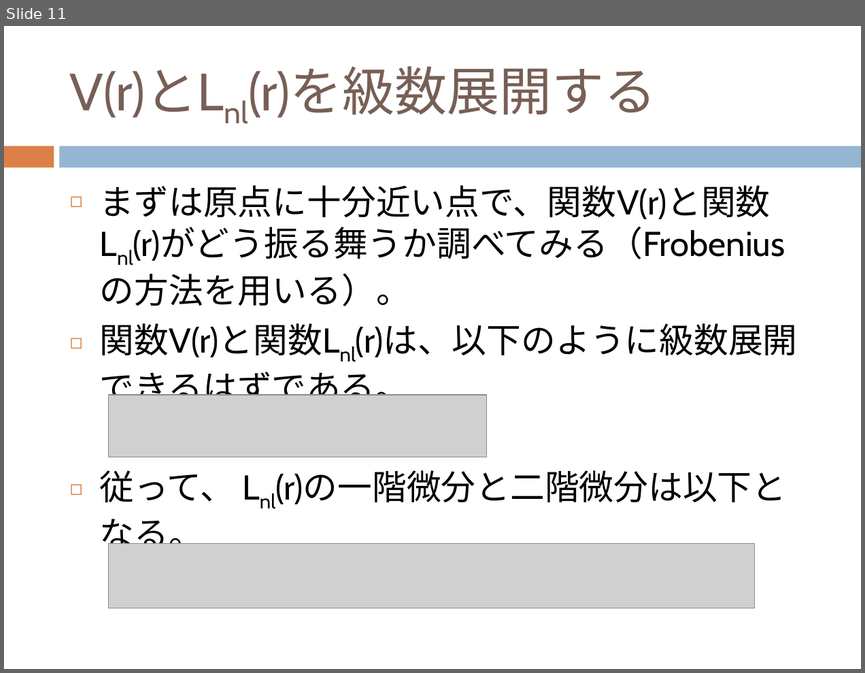
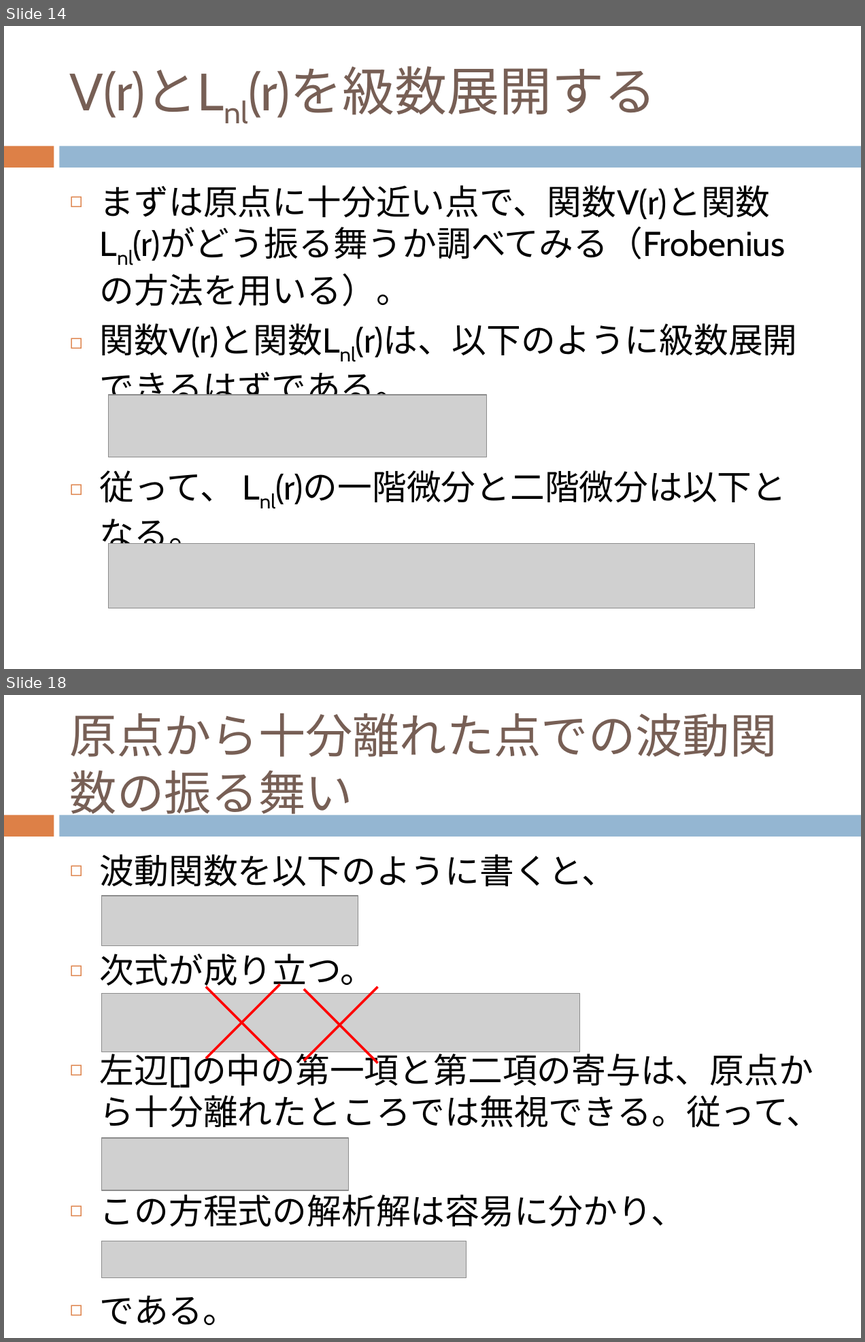
Before and after one commit to dc1394/fukui_sono2, a slide deck: 福井技術者の集いその2_発表資料スライド.pptx. Shown one above the other, each under a label of ours: slide 11 before the commit, slides 14 and 18 after it; the slides between them are not shown. The pictures are 865x673 and 865x1342 pixels, drawn with LibreOffice and Linux fonts; fonts in the diff are those of the drawing; grey boxes stand for pictures. Boxes give left, top, right and bottom in pixels: in the first picture for what was removed or moved away, otherwise in the second. Text is boxed around its words. In the diff, an @@ line names an element or a change of style, - is before the commit and + after.

```diff
--- a/福井技術者の集いその2_発表資料スライド.pptx
+++ b/福井技術者の集いその2_発表資料スライド.pptx
@@ slide 18 added at (4,695,861,1338), background #FFFFFF; not listed: 2 template elements that a slide beside it also shows @@
@@ title added at (70,713,777,821), 39.6 pt, text #775F55 @@
+原点から十分離れた点での波動関数の振る舞い
@@ text added at (100,854,821,1325), 29 pt, text #000000 @@
+◻ 波動関数を以下のように書くと、
+◻ 次式が成り立つ。
+◻ 左辺[]の中の第一項と第二項の寄与は、原点から十分離れたところでは無視できる。従って、
+◻ この方程式の解析解は容易に分かり、
+◻ である。
@@ picture added at (102,896,358,946) @@
@@ picture added at (102,993,580,1051) @@
@@ line added from (206, 986) to (280, 1061), #FF0000 2 pt @@
@@ line added from (280, 985) to (206, 1058), #FF0000 2 pt @@
@@ line added from (304, 989) to (377, 1063), #FF0000 2 pt @@
@@ line added from (377, 986) to (304, 1061), #FF0000 2 pt @@
@@ picture added at (102,1138,349,1190) @@
@@ picture added at (102,1241,466,1278) @@
@@ what was slide 11 is now slide 14 @@
```
Also in this commit, not shown: 7 slides changed, 5 other slides added, 2 other files.
